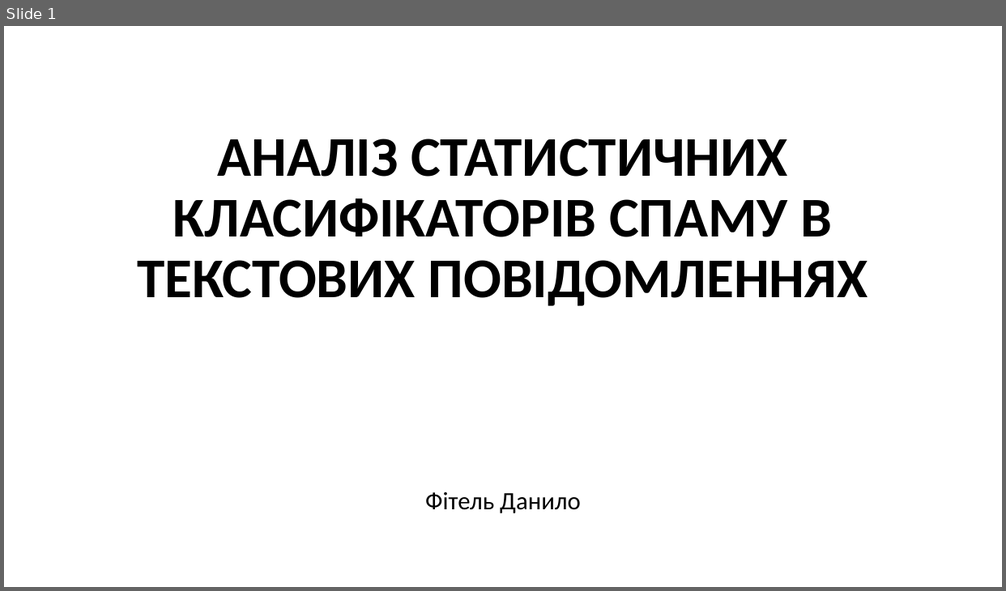
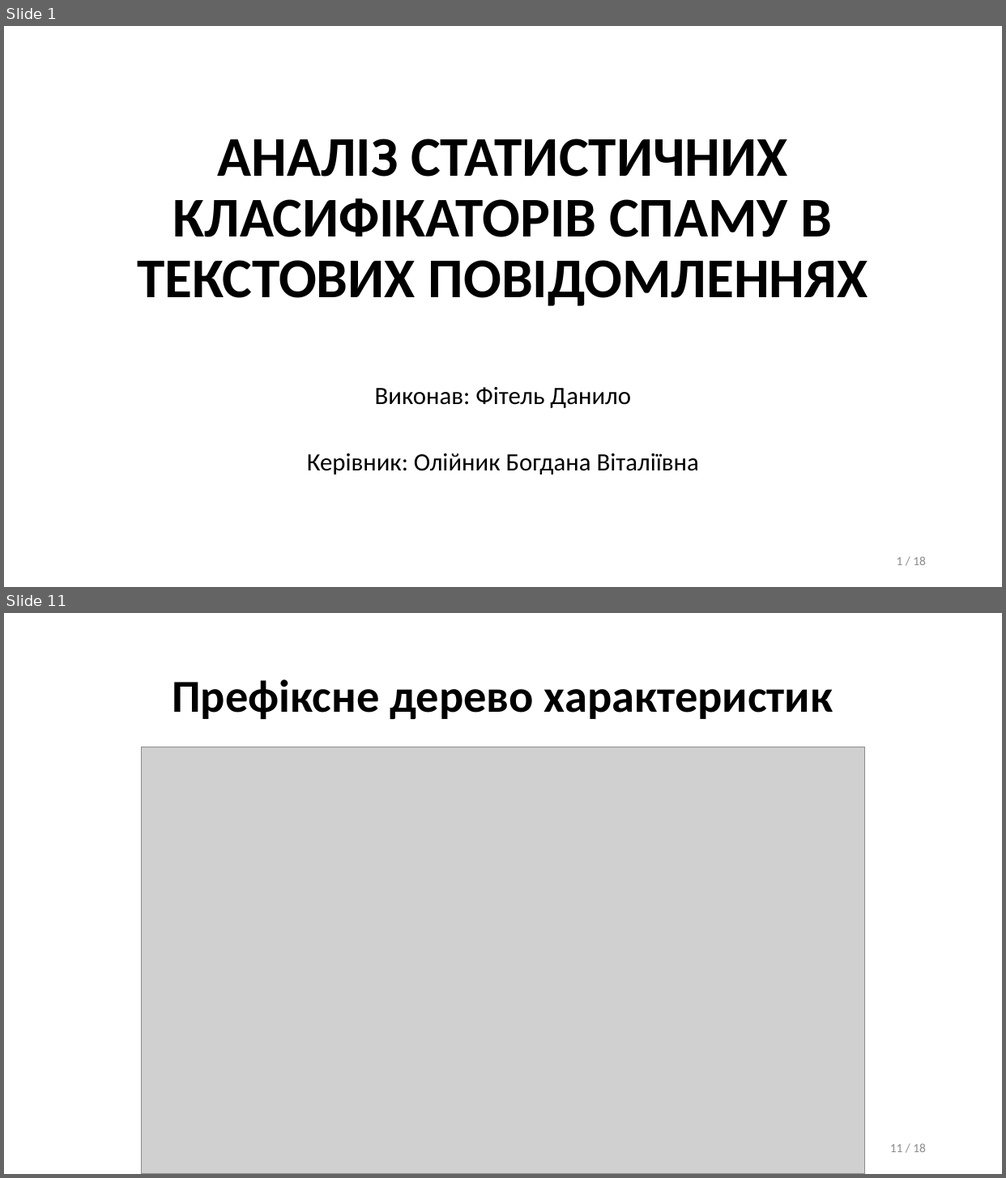
Before and after one commit to danylofitel/Pinocchio, a slide deck: fitel_presentation/Analysis of Statistical Spam Classifiers for Text Messages.pptx. Shown one above the other, each under a label of ours: slide 1 before the commit, slides 1 and 11 after it; the slides between them are not shown. The pictures are 1006x591 and 1006x1178 pixels, drawn with LibreOffice and Linux fonts; fonts in the diff are those of the drawing; grey boxes stand for pictures. Boxes give left, top, right and bottom in pixels: in the first picture for what was removed or moved away, otherwise in the second. Text is boxed around its words. In the diff, an @@ line names an element or a change of style, - is before the commit and + after.

```diff
--- a/fitel_presentation/Analysis of Statistical Spam Classifiers for Text Messages.pptx
+++ b/fitel_presentation/Analysis of Statistical Spam Classifiers for Text Messages.pptx
@@ slide 11 added at (4,613,1002,1174), background #FFFFFF @@
@@ title added at (172,679,833,719), 44 pt, text #000000, bold @@
+Префіксне дерево характеристик
@@ picture added at (141,747,865,1174) @@
@@ page number added at (890,1144,926,1152), 12 pt, text #8C8C8C @@
+11 / 18
@@ slide 1 changed as well @@
@@ subtitle at (375,387,631,408): text changed @@
-Фітель Данило
+Виконав: Фітель Данило
@@ text added at (307,454,699,475), 24 pt, text #000000 @@
+Керівник: Олійник Богдана Віталіївна
@@ page number added at (897,557,926,565), 12 pt, text #8C8C8C @@
+1 / 18
```
Also in this commit, not shown: 1 other slide changed, 15 other slides added, 3 slides removed.
